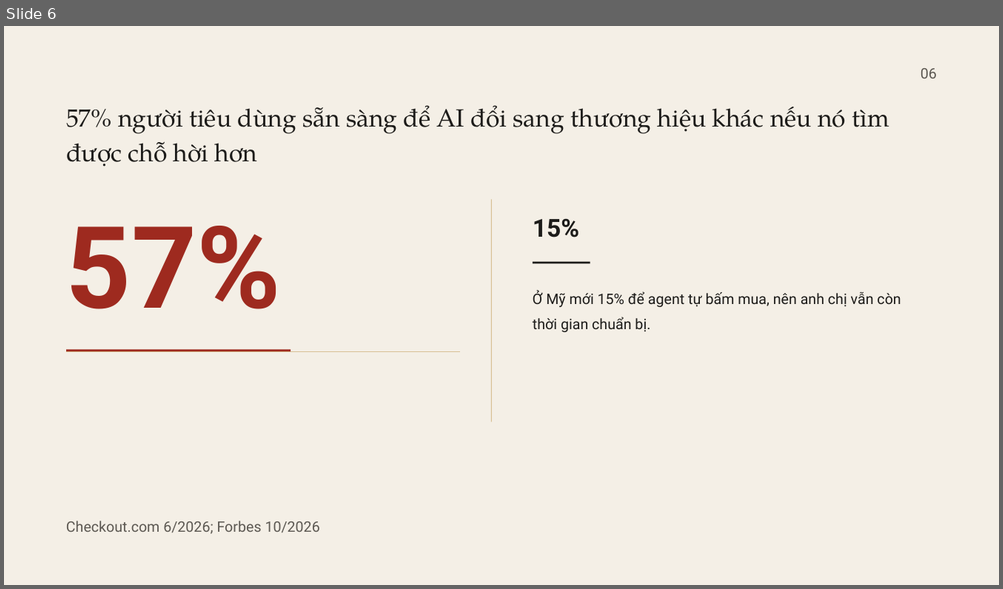
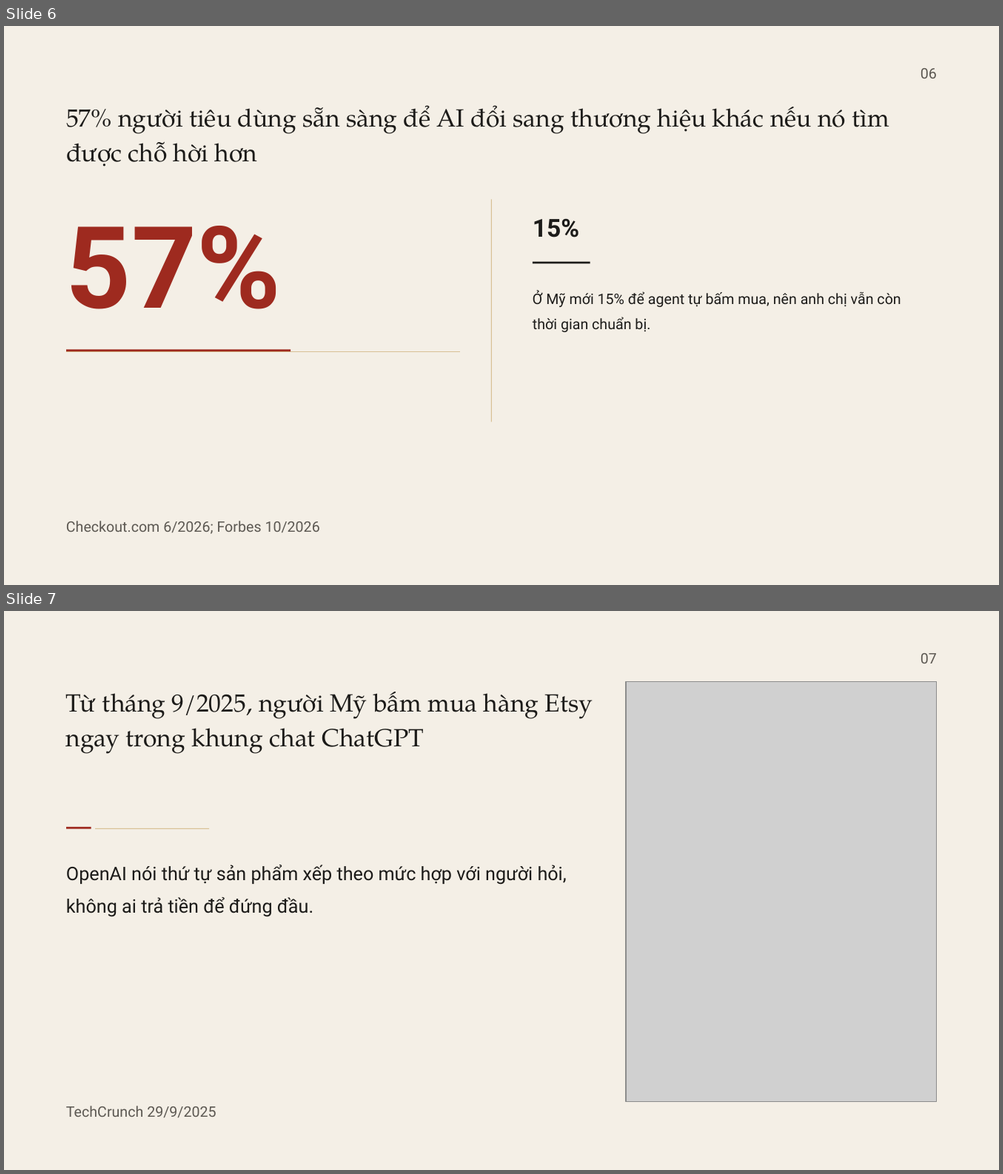
Before and after one commit to fyzdfyzd/linhx-engine, a slide deck: viec/lab130-slide-nhieu-vong/thiet-ke/v8/CSMO26_T21_v8.pptx. Shown one above the other, each under a label of ours: slide 6 before the commit, slides 6 and 7 after it. The pictures are 1003x589 and 1003x1174 pixels, drawn with LibreOffice and Linux fonts; fonts in the diff are those of the drawing; grey boxes stand for pictures. Boxes give left, top, right and bottom in pixels: in the first picture for what was removed or moved away, otherwise in the second. Text is boxed around its words. In the diff, an @@ line names an element or a change of style, - is before the commit and + after.

Commit message:
LAB130 v8: dựng đợt 2 (slide 7-12)

```diff
--- a/viec/lab130-slide-nhieu-vong/thiet-ke/v8/CSMO26_T21_v8.pptx
+++ b/viec/lab130-slide-nhieu-vong/thiet-ke/v8/CSMO26_T21_v8.pptx
@@ slide 7 added at (x1=4, y1=611, x2=999, y2=1170), background #F4EFE6 @@
@@ text added at (x1=920, y1=653, x2=936, y2=664), 14 pt, text #5C5852 @@
+07
@@ text added at (x1=66, y1=692, x2=592, y2=754), 24 pt, text #1C1B19 @@
+Từ tháng 9/2025, người Mỹ bấm mua hàng Etsy ngay trong khung chat ChatGPT
@@ picture added at (x1=626, y1=681, x2=936, y2=1102) @@
@@ rectangle added at (x1=66, y1=827, x2=91, y2=829), fill #9E2A1F @@
@@ rectangle added at (x1=95, y1=829, x2=209, y2=829), fill #C9A86A @@
@@ text added at (x1=66, y1=865, x2=566, y2=917), 18 pt, text #1C1B19 @@
+OpenAI nói thứ tự sản phẩm xếp theo mức hợp với người hỏi, không ai trả tiền để đứng đầu.
@@ text added at (x1=66, y1=1106, x2=216, y2=1118), 14 pt, text #5C5852 @@
+TechCrunch 29/9/2025
```
Also in this commit, not shown: 5 other slides added, 19 other files.
